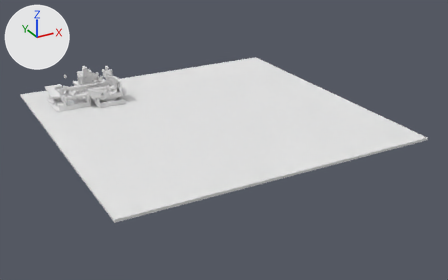
One commit to the OBJ model Assets/LevelOne.obj: the scene before it, then after it.
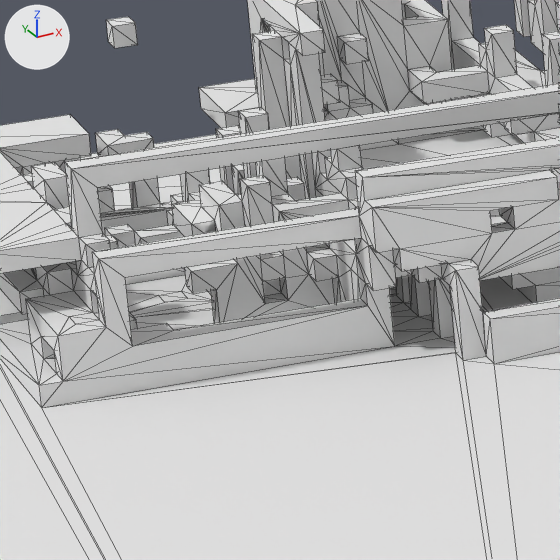
There are two pictures of each version: one whole from a camera (50 mm lens) standing at (-11.27, -22.06, 9.75) and looking at (0.34, -0.94, -0.81), one close up on the part from 12% to 24% of the width and 26% to 45% of the height. Every picture has the same lights, and +X, +Y and +Z are marked at upper left. The close-ups show mesh edges as thin lines. Where no turn or scale is listed for an object, it has been applied to the vertices. Vertices at the same position are counted once.

The first close-up shows 'Untitled'.
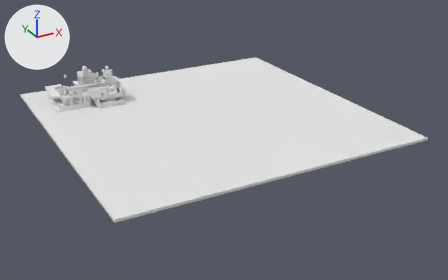
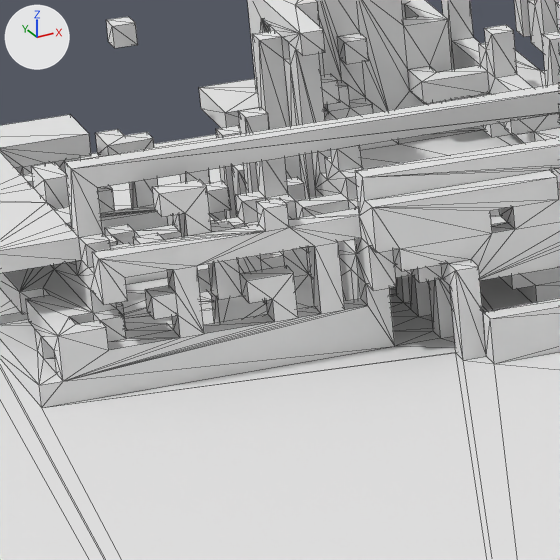
Scene script edits in JSON lines:
```json
{"block": "me_untitled", "where": "# used by ob_untitled; location = (0.0, 0.0, 0.0)"}
{"op": "remove", "block": "me_untitled", "code": "me_untitled.from_pydata(...)  # 1439 vertices, 3168 faces; spans x -6.4..6.4, y -6.4..6.4, z 0.0..1.4"}
{"op": "add", "block": "me_untitled", "code": "me_untitled.from_pydata(...)  # 1553 vertices, 3434 faces; spans x -6.4..6.4, y -6.4..6.4, z 0.0..1.4"}
{"block": "me_untitled", "change": "me_untitled part 1: 1 vertex moved from x -5.0, y 4.2, z 0.3 to x -5.0, y 4.2, z 0.2; 30 vertices removed from x -5.4..-4.3, y 3.3..4.8, z 0.2..0.7; 144 vertices added at x -5.4..-4.2, y 3.3..4.8, z 0.2..0.9"}
```

Location of each change, (x1, y1, x2, y2) in pixels of the close-ups (560 x 560 px):
```json
{"part": 1, "of": "me_untitled", "change": "built on", "before": [0, 161, 365, 384], "after": [0, 179, 368, 384]}
```
